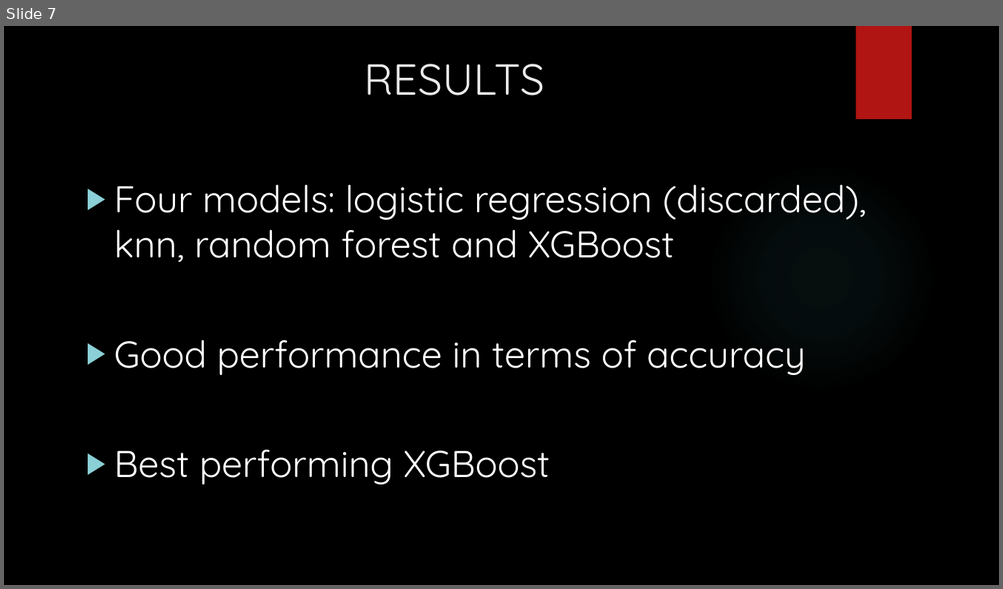
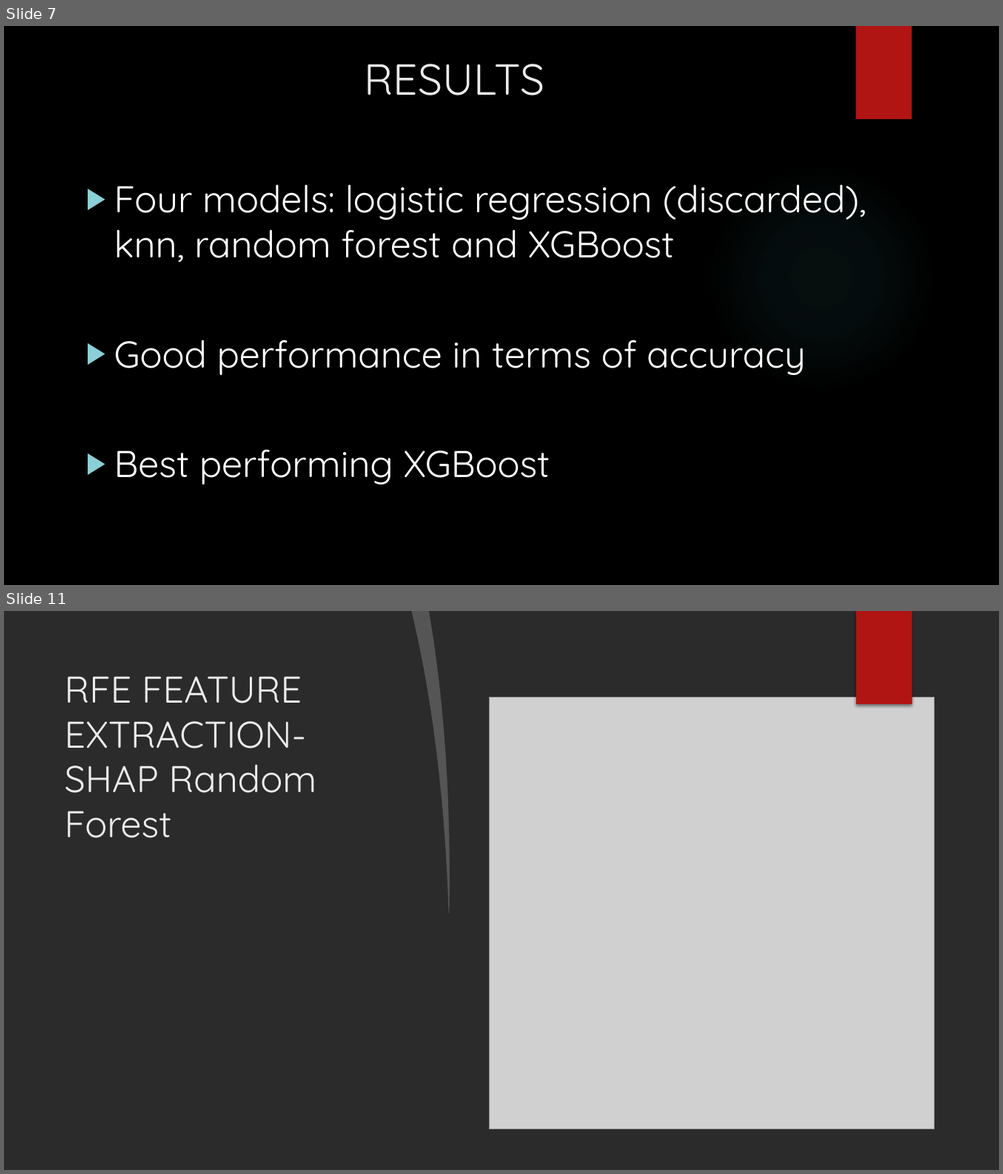
Before and after one commit to EulaliaOrtiz/Final-project-IRONHACK-Eulalia, a slide deck: Presentation.pptx. Shown one above the other, each under a label of ours: slide 7 before the commit, slides 7 and 11 after it; the slides between them are not shown. The pictures are 1003x589 and 1003x1174 pixels, drawn with LibreOffice and Linux fonts; fonts in the diff are those of the drawing; grey boxes stand for pictures; background and template pictures are left out; a plain dark background stands for a picture behind light text. Boxes give left, top, right and bottom in pixels: in the first picture for what was removed or moved away, otherwise in the second. Text is boxed around its words. In the diff, an @@ line names an element or a change of style, - is before the commit and + after.

```diff
--- a/Presentation.pptx
+++ b/Presentation.pptx
@@ slide 11 added at [4,611,999,1170], background picture (left out); not listed: 1 template element that a slide beside it also shows @@
@@ freeform shape added at [412,611,457,914], fill #FFFFFF at 20% opacity @@
@@ freeform shape added at [429,611,999,1170], fill #FFFFFF @@
@@ rectangle added at [856,611,912,704], fill #B01513 @@
@@ title added at [65,676,317,838], 36 pt, text #EBEBEB @@
+RFE FEATURE EXTRACTION-SHAP Random Forest
@@ picture added at [489,698,933,1130] @@
@@ ellipse added at [706,748,936,977], fill gradient #F3F3F3 @@
```
Also in this commit, not shown: 3 slides changed, 3 other slides added.
